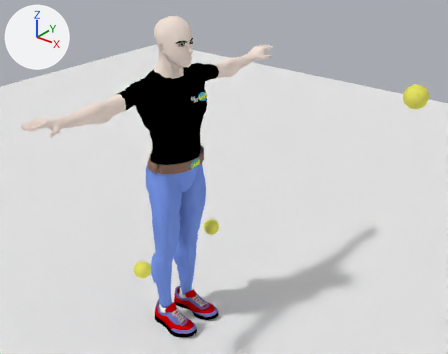
The Blender file data/morse/components/human/achile-2.5.blend as it was, and as the next commit left it.
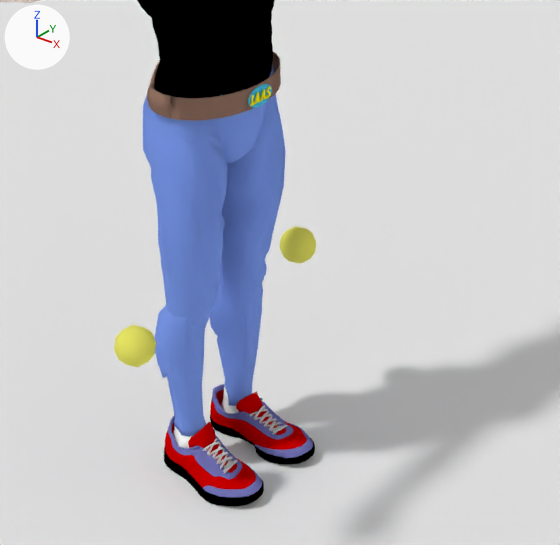
Old and new are each drawn whole from a camera (50 mm lens) standing at (2.164, -2.278, 2.476) and looking at (0.39, -0.061, 1.102) and again close up on the part from 19% to 72% of the width and 35% to 100% of the height. The lights are fixed; the arrows at upper left show +X, +Y and +Z.

In view in the first close-up: 'Chest', 'Foot.L', 'Foot.R', 'LoLeg.L', 'LoLeg.R', 'Pelvis', 'Plane', 'Target_Ball.L', 'Target_Ball.R', 'UpLeg.L', 'UpLeg.R'.
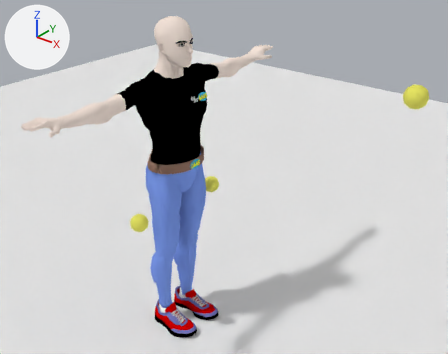
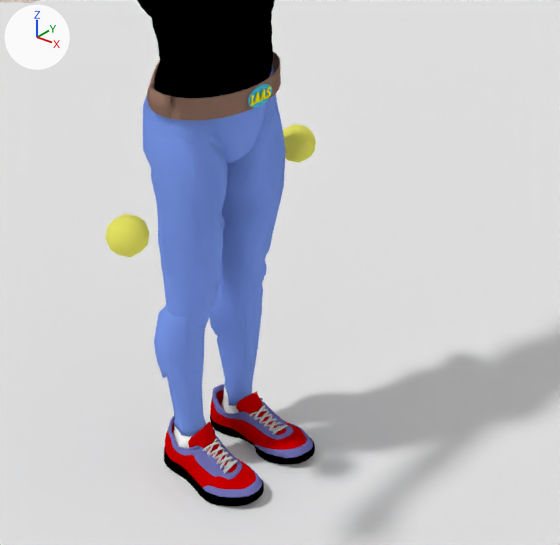
ob_ik_target_empty_r is not drawn itself; it is the parent of ob_target_ball_r.
ob_ik_target_empty_l is not drawn itself; it is the parent of ob_target_ball_l.

Diff of the bpy script that builds the scene:
```diff
--- a/data/morse/components/human/achile-2.5.blend.py
+++ b/data/morse/components/human/achile-2.5.blend.py
@@ ob_ik_target_empty_r @@
 ob_ik_target_empty_r.parent = ob_human
-ob_ik_target_empty_r.location = (0.0, -0.3, 0.5)
+ob_ik_target_empty_r.location = (0.0, -0.3, 0.8)
@@ ob_ik_target_empty_l @@
 ob_ik_target_empty_l.parent = ob_human
-ob_ik_target_empty_l.location = (0.0, 0.3, 0.5)
+ob_ik_target_empty_l.location = (0.0, 0.3, 0.8)
```

Changed parts and their boxes (x1, y1, x2, y2) in the close-ups (560 x 545 px):
'Target_Ball.R', moved
    before: (114, 325, 156, 367)
    after: (106, 214, 150, 257)
'Target_Ball.L', moved
    before: (280, 226, 316, 264)
    after: (283, 124, 316, 163)
